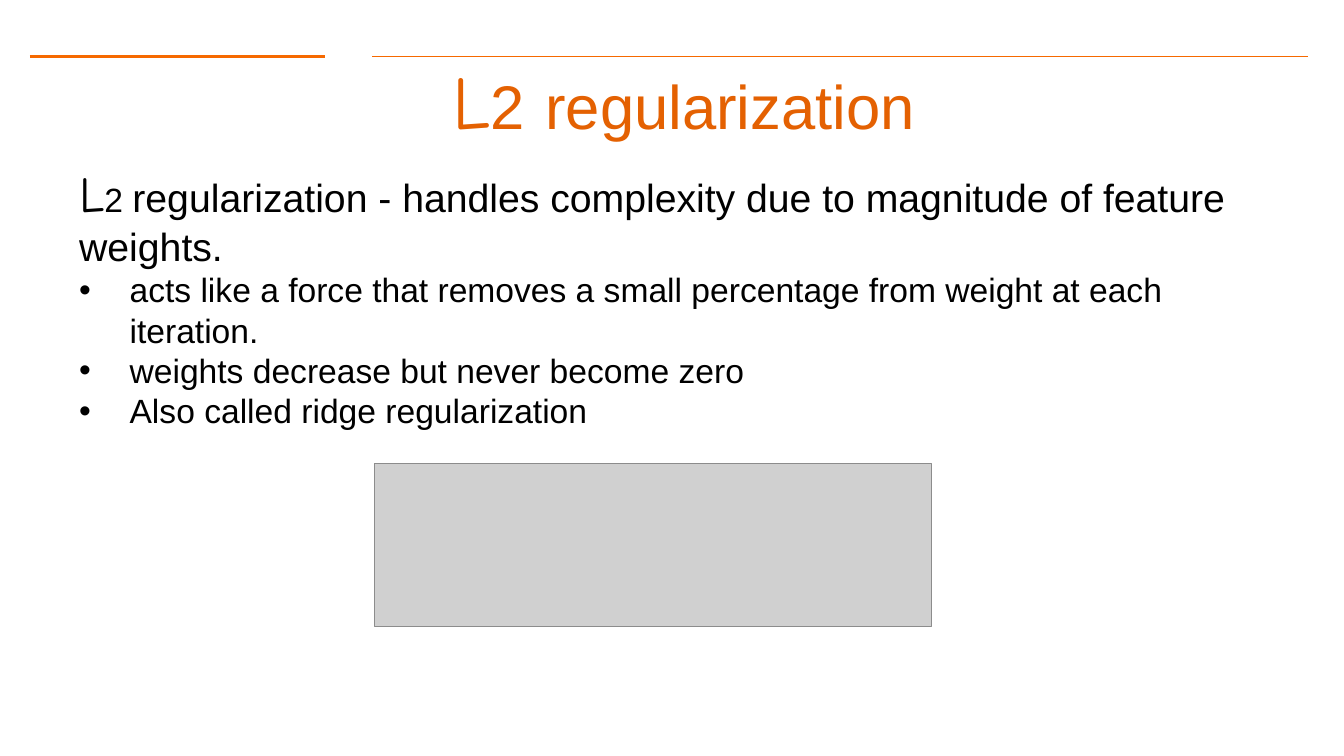
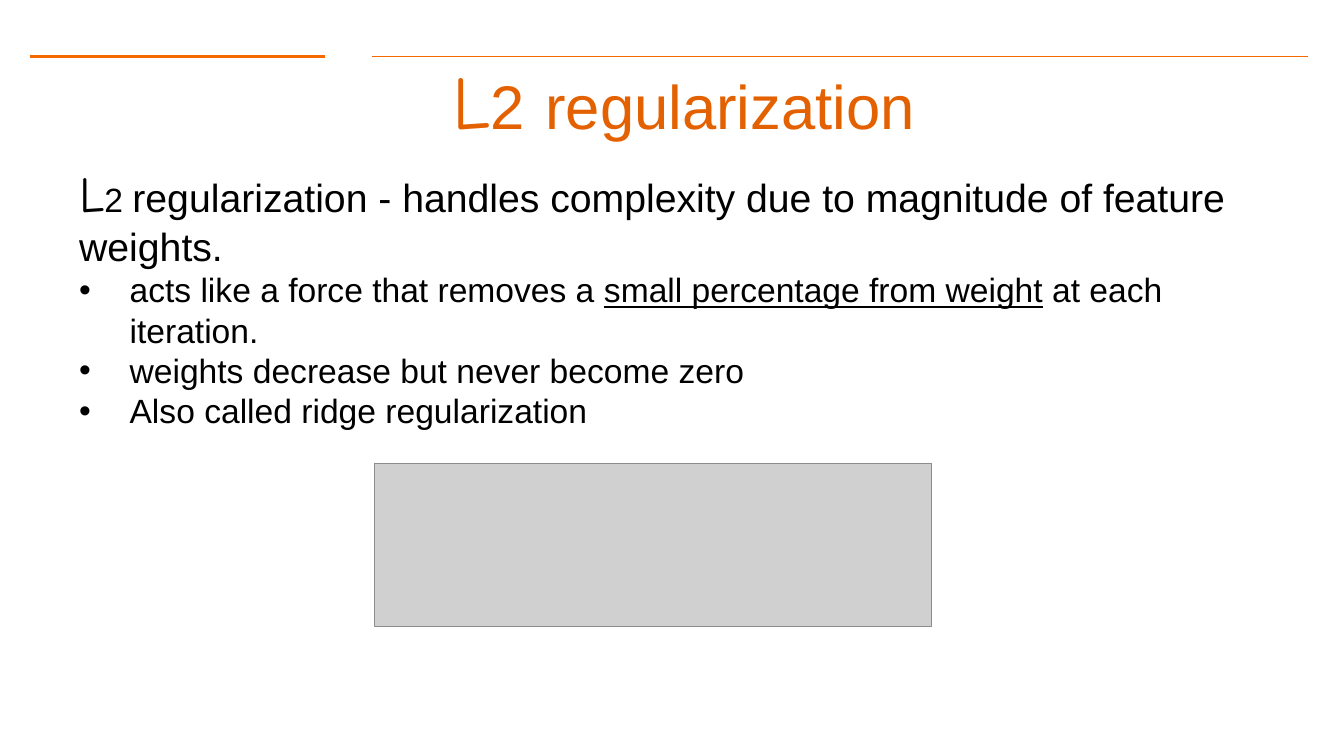
Before and after one commit to Dre1896/RIT-DSCI-633-FDS, a slide deck: slide 45 of Syllabus/Lecture21/Lec21.pptx. Drawn at 1344x756 pixels with LibreOffice and Linux fonts; fonts in the diff are those of the drawing; grey boxes stand for pictures; background and template pictures are left out. Boxes give left, top, right and bottom in pixels: in the first picture for what was removed or moved away, otherwise in the second. Text is boxed around its words. In the diff, an @@ line names an element or a change of style, - is before the commit and + after.

```diff
--- a/Syllabus/Lecture21/Lec21.pptx
+++ b/Syllabus/Lecture21/Lec21.pptx
@@ text at box(130, 277, 1162, 344): underline on in "small percentage from weight" @@
```
Also in this commit, not shown: 8 other slides changed, 1 slide removed.
